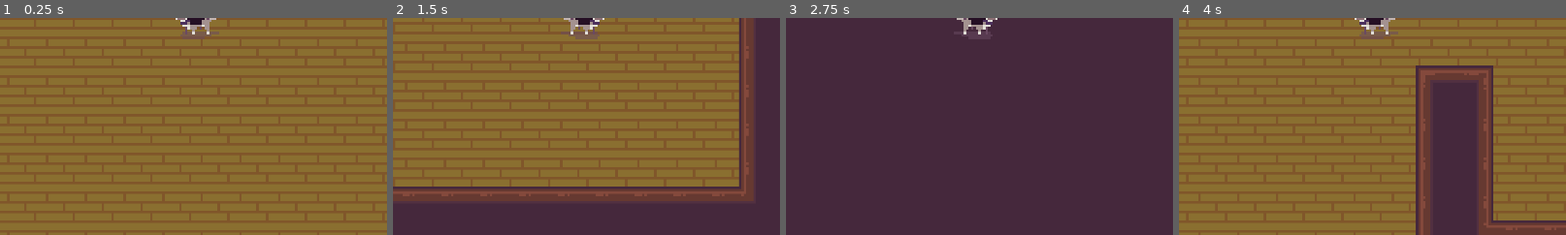
Above: before the commit, frames 1-4 (left to right).
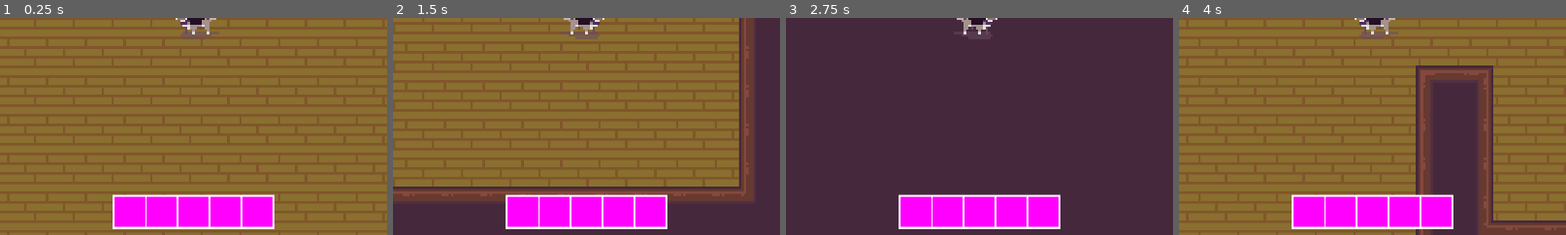
Above: after the commit, the same moments.

Repository: Tarnest/witch-cooking-game
Game: Godot game, scene res://Main/main.tscn
The game is run twice, just before and just after one commit, with the same random seed, the same clock (stepped at 60 frames per second) and the same inputs. The engine's default icon, where the game draws it, is replaced by a stand-in: a white triangle on a blue panel in a dark square.
Inputs:
- Up to frame 1 (0.25 s): no input
- Up to frame 2 (1.5 s): tap Enter at 0.5 s; hold D (move_right) 0.53-1.28 s; hold S (move_down) from 1.28 s (still down)
- Up to frame 3 (2.75 s): release S (move_down) at 2.03 s; hold D (move_right) from 2.03 s (still down)
- Up to frame 4 (4 s): release D (move_right) at 2.78 s; hold W (move_up) 2.78-3.53 s; hold A (move_left) from 3.53 s (still down)
The pictures show only the part of the screen within x 25-75%, y 50-100%; the shares and areas given below are measured in that part.

The runs differ from the first frame. In frame 1, 6.7% of the frame differs, in the area x 29-71%, y 81-98%; in frame 2, 6.7%; in frame 3, 6.7%; in frame 4, 6.7%.
Error after the commit: Parse Error: Preload file "res://player_inventory.tres" does not exist. (res://Inventory/inventory_ui.gd:3)

Commit message:
Added Placeholder Hotbar

Diff:
--- /dev/null
+++ b/Inventory/inventory.gd
@@ -0,0 +1,4 @@
+extends Resource
+class_name Inventory
+
+@export var items: Array[InventoryItem]
--- /dev/null
+++ b/Inventory/inventory_item.gd
@@ -0,0 +1,5 @@
+extends Resource
+class_name InventoryItem
+
+@export var name: String = ""
+@export var texture: Texture2D
--- /dev/null
+++ b/Inventory/inventory_ui.gd
@@ -0,0 +1,11 @@
+extends CanvasLayer
+
+@onready var inventory: Inventory = preload("res://player_inventory.tres")
+@onready var slots: Array = $NinePatchRect/GridContainer.get_children()
+
+func _ready():
+	update_slots()
+
+func update_slots():
+	for i in range(min(inventory.items.size(), slots.size())):
+		slots[i].update(inventory.items[i])
--- /dev/null
+++ b/Inventory/inventory_ui_slot.gd
@@ -0,0 +1,10 @@
+extends PanelContainer
+
+@onready var item_visual: Sprite2D = $CenterContainer/Panel/ItemDisplay
+
+func update(item: InventoryItem):
+	if !item:
+		item_visual.visible = false
+	else:
+		item_visual.visible = true
+		item_visual.texture = item.texture
--- /dev/null
+++ b/Inventory/inventory_ui_slot.tscn
@@ -0,0 +1,23 @@
+[gd_scene load_steps=3 format=3 uid="uid://wh0rancmu48s"]
+
+[ext_resource type="Script" path="res://Inventory/inventory_ui_slot.gd" id="1_2x0k6"]
+
+[sub_resource type="PlaceholderTexture2D" id="PlaceholderTexture2D_tloca"]
+size = Vector2(75, 75)
+
+[node name="UISlot" type="PanelContainer"]
+self_modulate = Color(1, 1, 1, 0)
+custom_minimum_size = Vector2(75, 75)
+script = ExtResource("1_2x0k6")
+
+[node name="Sprite2D" type="Sprite2D" parent="."]
+texture = SubResource("PlaceholderTexture2D_tloca")
+centered = false
+
+[node name="CenterContainer" type="CenterContainer" parent="."]
+layout_mode = 2
+
+[node name="Panel" type="Panel" parent="CenterContainer"]
+layout_mode = 2
+
+[node name="ItemDisplay" type="Sprite2D" parent="CenterContainer/Panel"]
--- /dev/null
+++ b/Objects/GUIObjects/Eyeball/eyeball.tres
@@ -0,0 +1,9 @@
+[gd_resource type="Resource" script_class="InventoryItem" load_steps=3 format=3 uid="uid://bmcv40mlchqsg"]
+
+[ext_resource type="Script" path="res://Inventory/inventory_item.gd" id="1_v7fx5"]
+[ext_resource type="Texture2D" uid="uid://dk685qnxk8nwa" path="res://Objects/GUIObjects/Eyeball/eyeball.png" id="2_qroxg"]
+
+[resource]
+script = ExtResource("1_v7fx5")
+name = "eyeball"
+texture = ExtResource("2_qroxg")
--- a/Player/player.gd
+++ b/Player/player.gd
@@ -8,6 +8,7 @@
 
 @export var speed = 200
 @export var ray_length = 15
+@export var inventory: Inventory
 @onready var ray = $RayCast2D
 var current_state = state.IDLE
 var direction = Vector2.ZERO
--- a/Player/player.tscn
+++ b/Player/player.tscn
@@ -1,14 +1,20 @@
-[gd_scene load_steps=4 format=3 uid="uid://cdsmsbxodmlt8"]
+[gd_scene load_steps=8 format=3 uid="uid://cdsmsbxodmlt8"]
 
 [ext_resource type="Script" path="res://Player/player.gd" id="1_1o36i"]
+[ext_resource type="Resource" uid="uid://dvi5ti6oyb02v" path="res://Player/player_inventory.tres" id="2_8x842"]
 [ext_resource type="Texture2D" uid="uid://b5wsmtqqj5gtc" path="res://Player/monkey_guy_smol.png" id="2_ksncs"]
+[ext_resource type="Script" path="res://Inventory/inventory_ui.gd" id="4_nnp42"]
+[ext_resource type="PackedScene" uid="uid://wh0rancmu48s" path="res://Inventory/inventory_ui_slot.tscn" id="5_wln5r"]
 
 [sub_resource type="CapsuleShape2D" id="CapsuleShape2D_5t5ku"]
 radius = 6.0
 height = 16.0
 
+[sub_resource type="CanvasTexture" id="CanvasTexture_p6h33"]
+
 [node name="Player" type="CharacterBody2D"]
 script = ExtResource("1_1o36i")
+inventory = ExtResource("2_8x842")
 
 [node name="Sprite2D" type="Sprite2D" parent="."]
 texture_filter = 1
@@ -25,3 +31,48 @@
 collide_with_areas = true
 
 [node name="InventoryUI" type="CanvasLayer" parent="."]
+script = ExtResource("4_nnp42")
+
+[node name="NinePatchRect" type="NinePatchRect" parent="InventoryUI"]
+anchors_preset = 7
+anchor_left = 0.5
+anchor_top = 1.0
+anchor_right = 0.5
+anchor_bottom = 1.0
+offset_left = -200.0
+offset_top = -100.0
+offset_right = 200.0
+offset_bottom = -15.0
+grow_horizontal = 2
+grow_vertical = 0
+texture = SubResource("CanvasTexture_p6h33")
+
+[node name="GridContainer" type="GridContainer" parent="InventoryUI/NinePatchRect"]
+layout_mode = 1
+anchors_preset = 8
+anchor_left = 0.5
+anchor_top = 0.5
+anchor_right = 0.5
+anchor_bottom = 0.5
+offset_left = -195.5
+offset_top = -37.5
+offset_right = 195.5
+offset_bottom = 37.5
+grow_horizontal = 2
+grow_vertical = 2
+columns = 5
+
+[node name="UISlot" parent="InventoryUI/NinePatchRect/GridContainer" instance=ExtResource("5_wln5r")]
+layout_mode = 2
+
+[node name="UISlot2" parent="InventoryUI/NinePatchRect/GridContainer" instance=ExtResource("5_wln5r")]
+layout_mode = 2
+
+[node name="UISlot3" parent="InventoryUI/NinePatchRect/GridContainer" instance=ExtResource("5_wln5r")]
+layout_mode = 2
+
+[node name="UISlot4" parent="InventoryUI/NinePatchRect/GridContainer" instance=ExtResource("5_wln5r")]
+layout_mode = 2
+
+[node name="UISlot5" parent="InventoryUI/NinePatchRect/GridContainer" instance=ExtResource("5_wln5r")]
+layout_mode = 2
--- /dev/null
+++ b/Player/player_inventory.tres
@@ -0,0 +1,8 @@
+[gd_resource type="Resource" script_class="Inventory" load_steps=3 format=3 uid="uid://dvi5ti6oyb02v"]
+
+[ext_resource type="Resource" uid="uid://bmcv40mlchqsg" path="res://Objects/GUIObjects/Eyeball/eyeball.tres" id="1_00adm"]
+[ext_resource type="Script" path="res://Inventory/inventory.gd" id="1_j2kqj"]
+
+[resource]
+script = ExtResource("1_j2kqj")
+items = Array[Resource("res://Inventory/inventory_item.gd")]([ExtResource("1_00adm"), null, ExtResource("1_00adm"), null, null])
Binary file added: Inventory/Cauldron.png
Not shown, added: Inventory/Cauldron.png.import
Binary file added: Inventory/pentagram.png
Not shown, added: Inventory/pentagram.png.import
